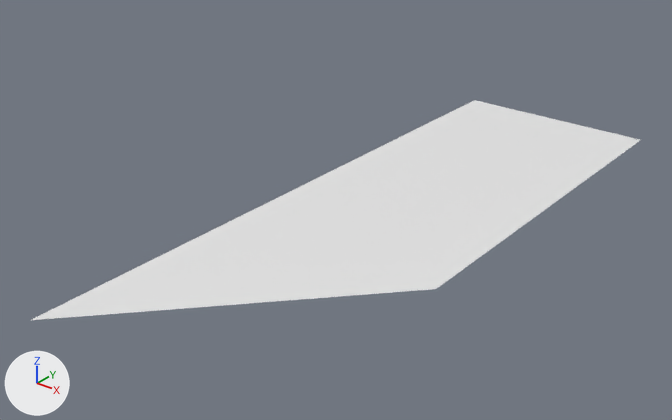
The FBX model A3DPIE/Assets/Assets/Meshes/zMisc/Planet Banner.fbx: old version first, new version second.
Rendered twice from a 50 mm camera at (12.52, -20.03, 10.7) aimed at (-1.2, -2.89, 0.07). Every picture has the same lights, and +X, +Y and +Z are marked at lower left.
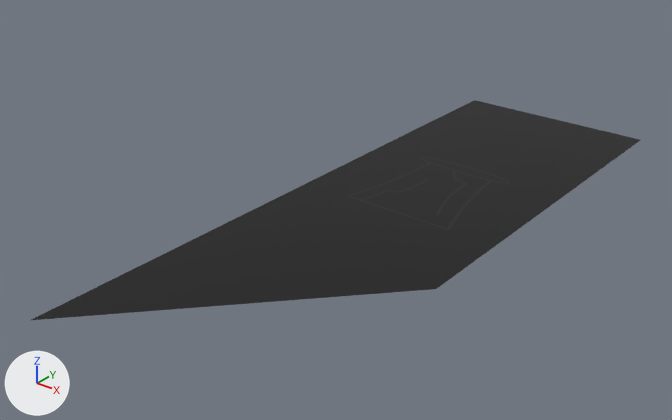
Where the change shows, as pixel boxes [x1, y1, x2, y2] in the pictures (672 x 420 px):
'Plane', surface changed (white to black)
    both: [31, 100, 640, 320]

Edits to the bpy script that builds the scene:
```text
Add img_voenn_png:
    img_voenn_png = load_image('voenn.png', '../../Materials/_Textures/PlanetIcons/voenn.png', 2048, 2048, 'sRGB')
Change mat_material:
    remove mat_material.base_color = (0.8, 0.8, 0.8)  # white #e7e7e7
    add mat_material.texture = img_voenn_png
```
